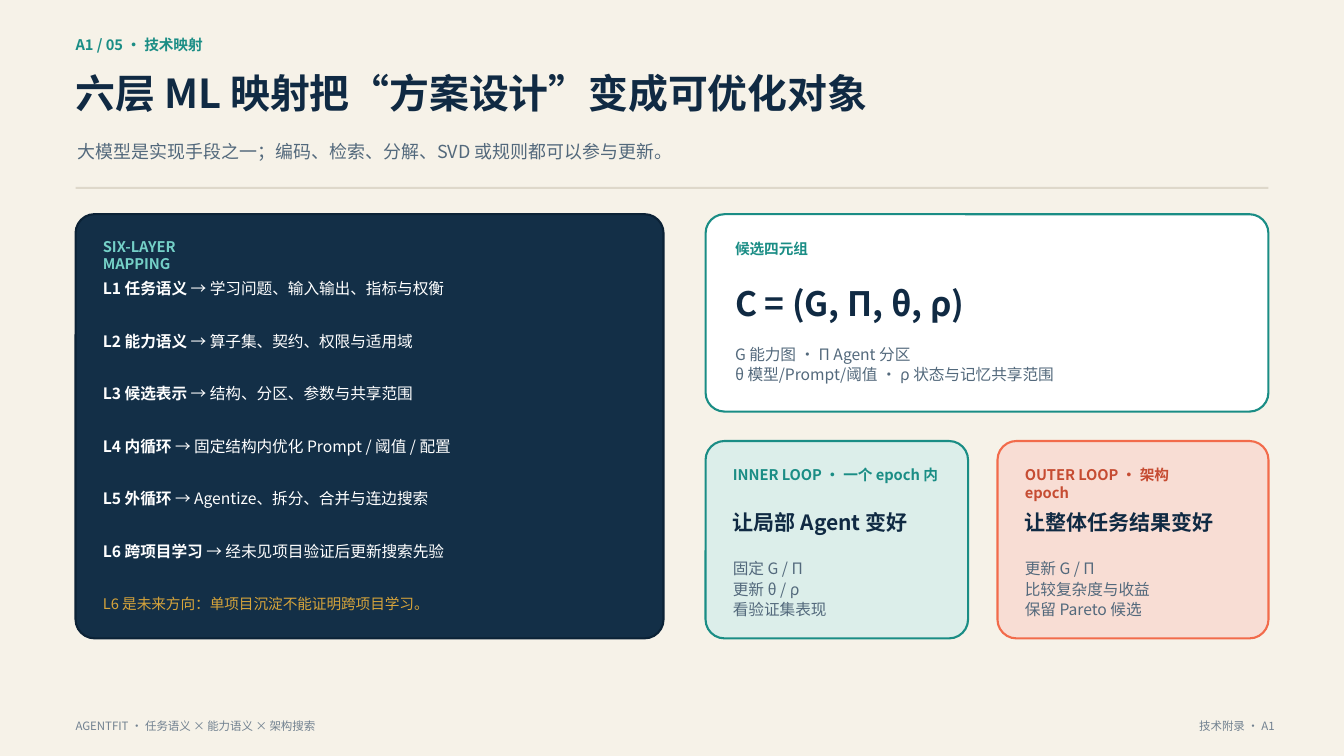
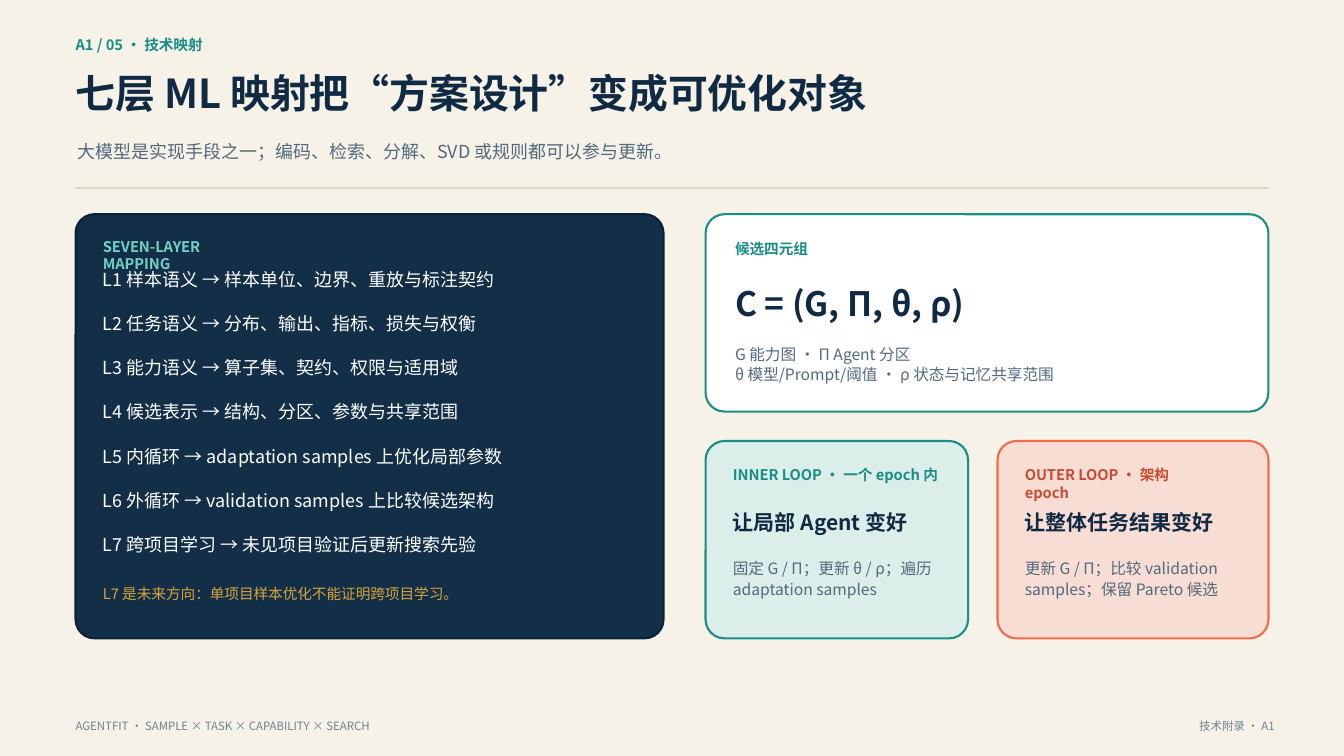
Before and after one commit to kailiangshang/agentfit, a slide deck: slide 13 of competition/2026-08-15/submission/agentfit-preliminary-draft.pptx. Drawn at 1344x756 pixels with LibreOffice and Linux fonts; fonts in the diff are those of the drawing. Boxes give left, top, right and bottom in pixels: in the first picture for what was removed or moved away, otherwise in the second. Text is boxed around its words. In the diff, an @@ line names an element or a change of style, - is before the commit and + after.

Commit message:
docs: rebuild sample-aware submission deck

```diff
--- a/competition/2026-08-15/submission/agentfit-preliminary-draft.pptx
+++ b/competition/2026-08-15/submission/agentfit-preliminary-draft.pptx
@@ text at box(76, 73, 867, 112): text changed @@
-六层 ML 映射把“方案设计”变成可优化对象
+七层 ML 映射把“方案设计”变成可优化对象
@@ text at box(103, 241, 200, 274): text changed @@
-SIX-LAYER MAPPING
+SEVEN-LAYER MAPPING
@@ text added at box(103, 268, 495, 288), 12.8 pt, text #FFFFFF @@
+L1 样本语义 → 样本单位、边界、重放与标注契约
@@ text at box(103, 315, 477, 332): text changed; size 11.2 to 12.8 pt @@
-L1 任务语义 → 学习问题、输入输出、指标与权衡
+L2 任务语义 → 分布、输出、指标、损失与权衡
@@ text at box(103, 359, 459, 376): text changed; size 11.2 to 12.8 pt @@
-L2 能力语义 → 算子集、契约、权限与适用域
+L3 能力语义 → 算子集、契约、权限与适用域
@@ text at box(103, 403, 459, 420): text changed; size 11.2 to 12.8 pt @@
-L3 候选表示 → 结构、分区、参数与共享范围
+L4 候选表示 → 结构、分区、参数与共享范围
@@ text at box(103, 448, 502, 467): text changed; size 11.2 to 12.8 pt @@
-L4 内循环 → 固定结构内优化 Prompt / 阈值 / 配置
+L5 内循环 → adaptation samples 上优化局部参数
@@ text at box(103, 492, 494, 511): text changed; size 11.2 to 12.8 pt @@
-L5 外循环 → Agentize、拆分、合并与连边搜索
+L6 外循环 → validation samples 上比较候选架构
@@ text at box(103, 536, 477, 553): text changed; size 11.2 to 12.8 pt @@
-L6 跨项目学习 → 经未见项目验证后更新搜索先验
+L7 跨项目学习 → 未见项目验证后更新搜索先验
@@ text at box(733, 561, 932, 599): text changed @@
-固定 G / Π
-更新 θ / ρ
-看验证集表现
+固定 G / Π；更新 θ / ρ；遍历 adaptation samples
@@ text at box(1025, 561, 1218, 599): text changed @@
-更新 G / Π
-比较复杂度与收益
-保留 Pareto 候选
+更新 G / Π；比较 validation samples；保留 Pareto 候选
@@ text at box(103, 586, 458, 600): text changed @@
-L6 是未来方向：单项目沉淀不能证明跨项目学习。
+L7 是未来方向：单项目样本优化不能证明跨项目学习。
@@ text removed at box(76, 720, 316, 731) @@
-AGENTFIT · 任务语义 × 能力语义 × 架构搜索
@@ text added at box(76, 721, 369, 730), 8.2 pt, text #718190 @@
+AGENTFIT · SAMPLE × TASK × CAPABILITY × SEARCH
```
Also in this commit, not shown: 3 other slides changed, 1 other file.
